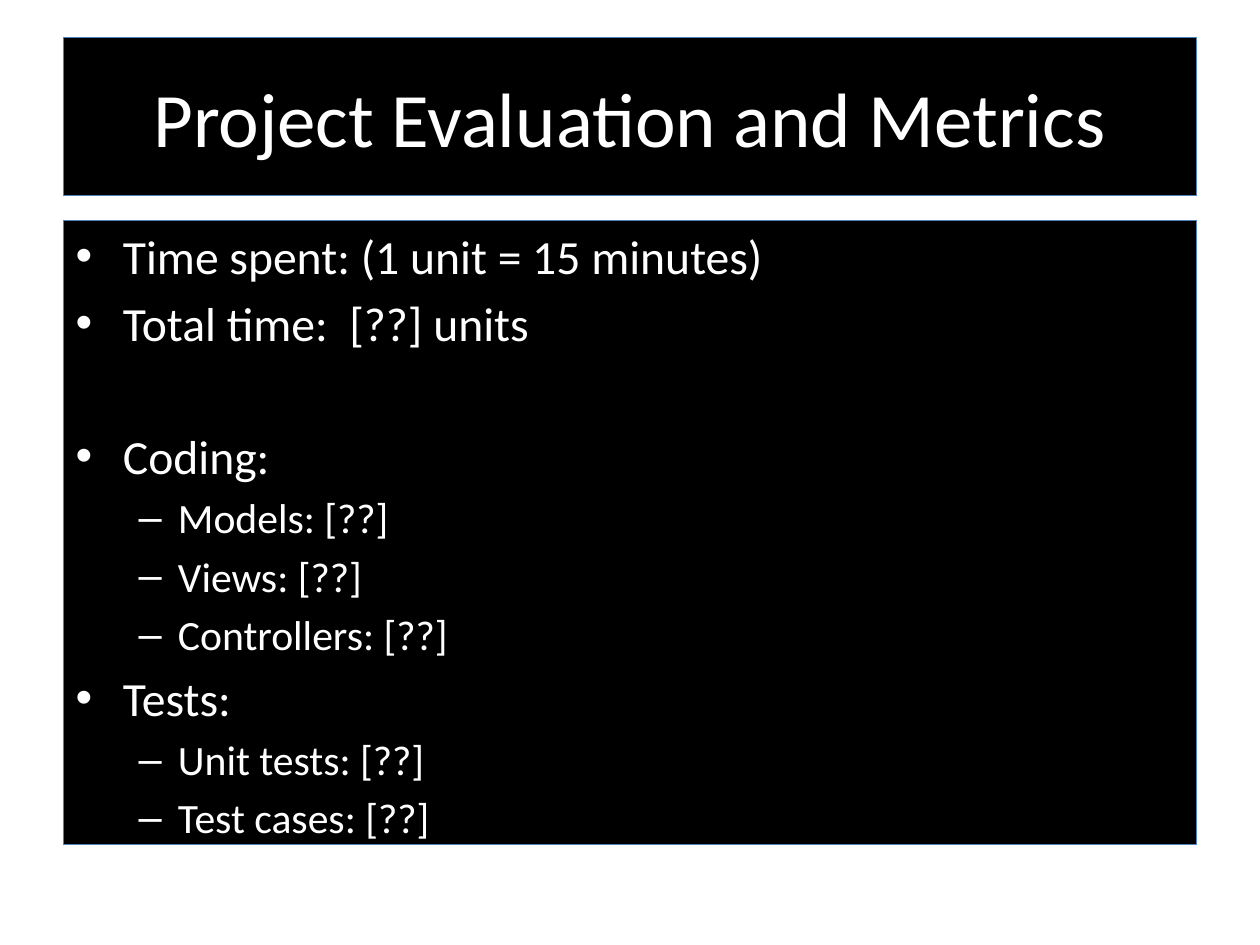
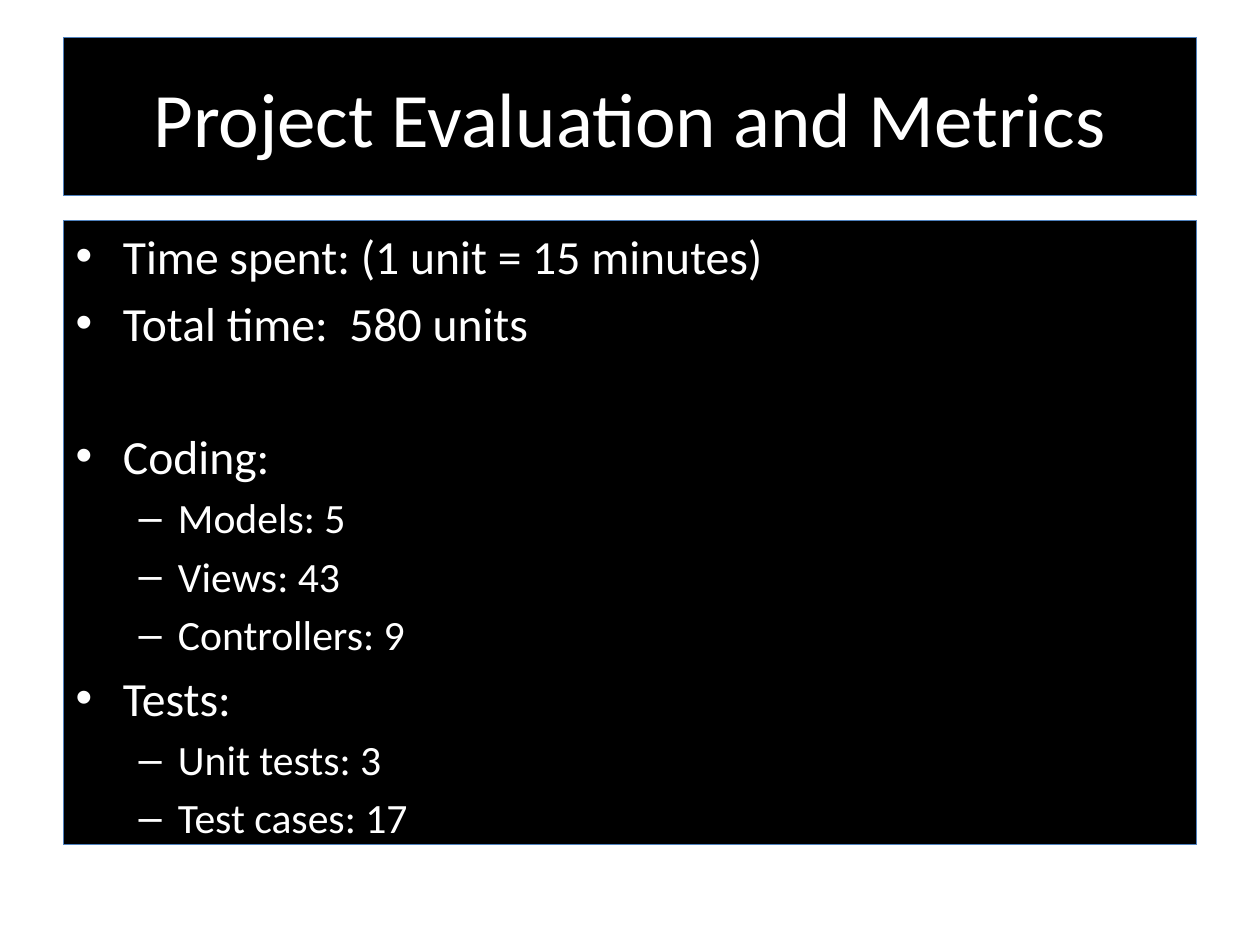
Before and after one commit to RedTeamCOSC470/Documentation, a slide deck: slide 18 of Stargazer_Presentation_Semester2.pptx. Drawn at 1260x945 pixels with LibreOffice and Linux fonts; fonts in the diff are those of the drawing; background and template pictures are left out. Boxes give left, top, right and bottom in pixels: in the first picture for what was removed or moved away, otherwise in the second. Text is boxed around its words. In the diff, an @@ line names an element or a change of style, - is before the commit and + after.

```diff
--- a/Stargazer_Presentation_Semester2.pptx
+++ b/Stargazer_Presentation_Semester2.pptx
@@ text at (123,308,528,342): text changed @@
-• Total time: [??] units
+• Total time: 580 units
@@ text at (178,504,405,651): text changed @@
-  – Models: [??]
-  – Views: [??]
-  – Controllers: [??]
+  – Models: 5
+  – Views: 43
+  – Controllers: 9
@@ text at (178,746,407,834): text changed @@
-  – Unit tests: [??]
-  – Test cases: [??]
-  – Assertions: [??]
+  – Unit tests: 3
+  – Test cases: 17
+  – Assertions: 29
```
Also in this commit, not shown: 3 other files.
